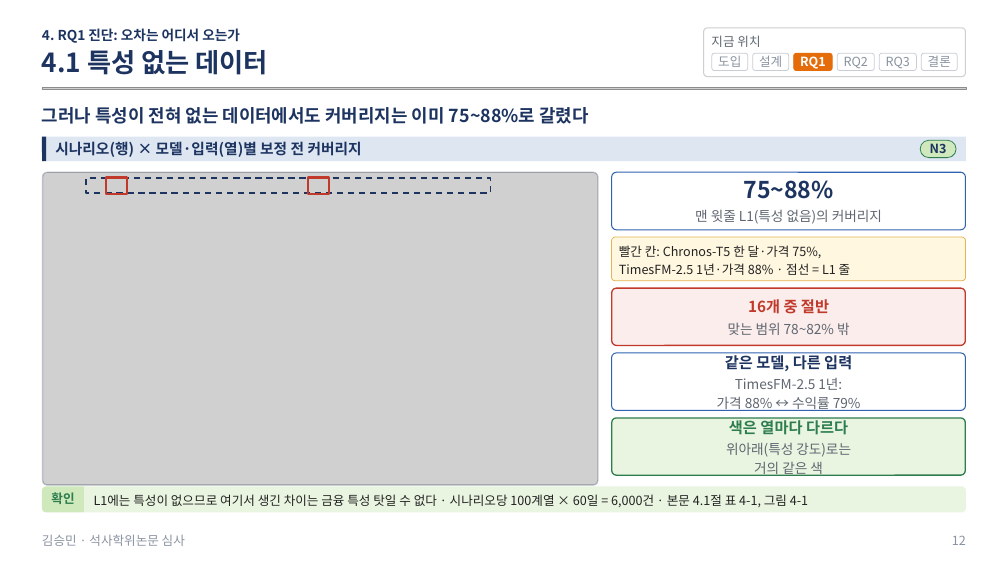
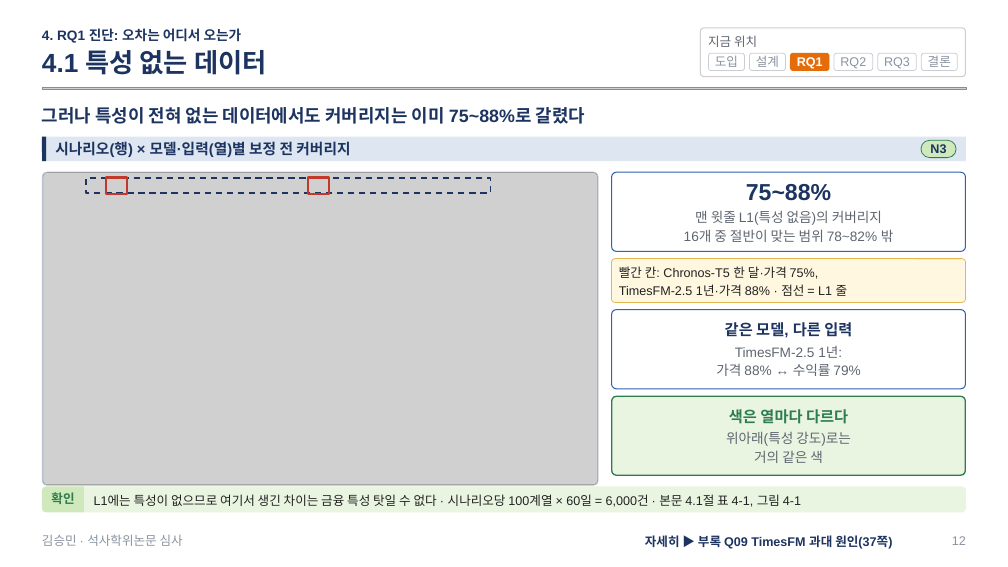
Before and after one commit to sapzzil/Master-thesis, a slide deck: slide 12 of 05_논문작성/석사학위논문 심사 발표.pptx. Drawn at 1008x567 pixels with LibreOffice and Linux fonts; fonts in the diff are those of the drawing; grey boxes stand for pictures. Boxes give left, top, right and bottom in pixels: in the first picture for what was removed or moved away, otherwise in the second. Text is boxed around its words. In the diff, an @@ line names an element or a change of style, - is before the commit and + after.

```diff
--- a/05_논문작성/석사학위논문 심사 발표.pptx
+++ b/05_논문작성/석사학위논문 심사 발표.pptx
@@ rounded rectangle: place and size @@
-rounded rectangle at (704,28,966,77)
+rounded rectangle at (700,28,966,77)
@@ rounded rectangle "도입": place and size @@
-rounded rectangle "도입" at (712,53,749,70)
+rounded rectangle "도입" at (709,53,745,70)
@@ rounded rectangle "설계": place and size @@
-rounded rectangle "설계" at (753,53,789,70)
+rounded rectangle "설계" at (749,53,786,70)
@@ freeform shape "N3" at (921,141,957,158): font Noto Sans CJK KR to Arial; outline redrawn @@
@@ rounded rectangle: place and size @@
-rounded rectangle at (612,172,966,230)
+rounded rectangle at (612,172,966,252)
@@ rounded rectangle at (612,172,966,252): proportions changed @@
@@ text at (684,229,894,242): paragraph added @@
+16개 중 절반이 맞는 범위 78~82% 밖
@@ text at (695,210,882,225): font Noto Sans CJK KR to Arial in "맨 윗줄 L1(특성 없음)의 커버리지" @@
@@ rounded rectangle "빨간 칸: Chronos-T5 한 달·가격 ...": place and size @@
-rounded rectangle "빨간 칸: Chronos-T5 한 달·가격 ..." at (612,237,966,281)
+rounded rectangle "빨간 칸: Chronos-T5 한 달·가격 ..." at (612,259,966,302)
@@ text removed at (748,299,829,314) @@
-16개 중 절반
@@ rounded rectangle: place and size @@
-rounded rectangle at (612,288,966,346)
+rounded rectangle at (612,310,966,389)
@@ rounded rectangle at (612,310,966,389): fill #FBEDEB to #FFFFFF; outline #C0392B 1.25 pt to #2F62B0 1 pt; proportions changed @@
@@ text "같은 모델, 다른 입력": place and size @@
-text "같은 모델, 다른 입력" at (725,353,852,371)
+text "같은 모델, 다른 입력" at (725,322,852,338)
@@ text removed at (728,323,850,335) @@
-맞는 범위 78~82% 밖
@@ text "TimesFM-2.5 1년:": place and size @@
-text "TimesFM-2.5 1년:" at (717,378,861,411)
+text "TimesFM-2.5 1년:" at (716,346,860,376)
@@ rounded rectangle: place and size @@
-rounded rectangle at (612,353,966,411)
+rounded rectangle at (612,396,966,475)
@@ rounded rectangle at (612,396,966,475): fill #FFFFFF to #EAF5E1; outline #2F62B0 1 pt to #2E7D4F 1.25 pt; proportions changed @@
@@ rounded rectangle removed at (612,418,966,476) @@
@@ text "색은 열마다 다르다": place and size @@
-text "색은 열마다 다르다" at (729,417,848,435)
+text "색은 열마다 다르다" at (729,409,848,424)
@@ text "위아래(특성 강도)로는": place and size @@
-text "위아래(특성 강도)로는" at (726,443,851,476)
+text "위아래(특성 강도)로는" at (726,432,851,463)
@@ font Noto Sans CJK KR to Arial in 19 elements at (42,107,585,124), (746,184,831,201), (791,53,830,70), (708,35,757,47), (709,53,745,70), (749,53,786,70), (55,141,350,157), (878,53,917,70), (834,53,873,70), (42,50,266,75), (42,28,242,43), (612,259,966,302), (84,486,966,512), (952,536,966,545), (729,409,848,424), (726,432,851,463), (725,322,852,338), (716,346,860,376), (42,534,183,546) @@
@@ text added at (645,535,892,549), 12 pt, text #1D3461, bold @@
+자세히 ▶ 부록 Q09 TimesFM 과대 원인(37쪽)
```
Also in this commit, not shown: 26 other slides changed, 16 slides added, 1 other file.
